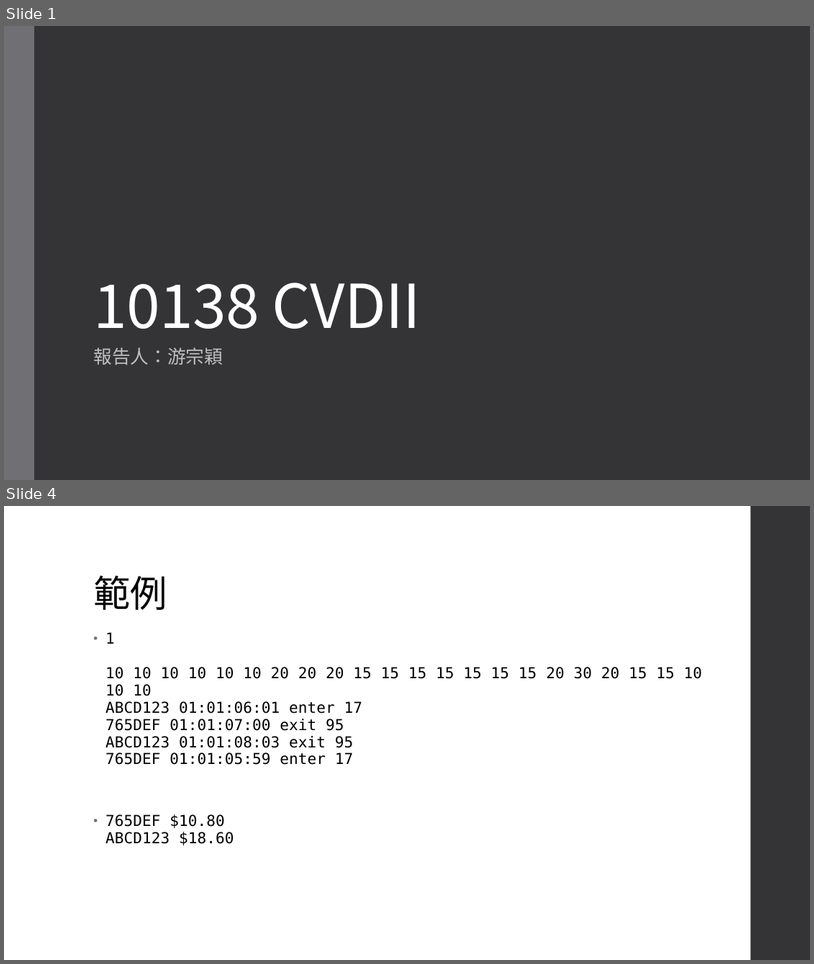
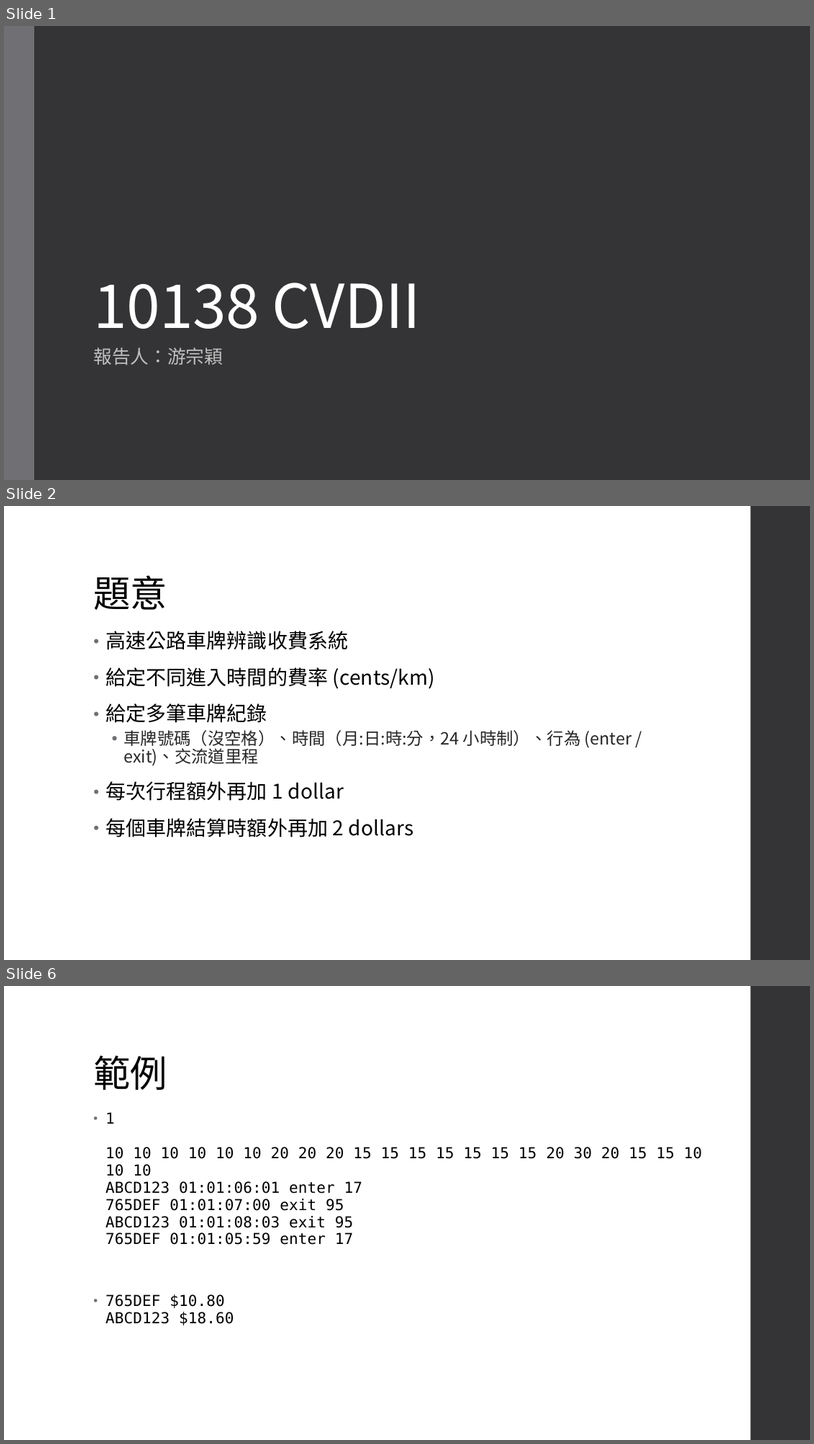
Before and after one commit to an920107/programming, a slide deck: C++/程設專題/reports/10138 CVDII.pptx. Shown one above the other, each under a label of ours: slides 1 and 4 before the commit, slides 1, 2 and 6 after it; the slides between them are not shown. The pictures are 814x964 and 814x1444 pixels, drawn with LibreOffice and Linux fonts; fonts in the diff are those of the drawing. Boxes give left, top, right and bottom in pixels: in the first picture for what was removed or moved away, otherwise in the second. Text is boxed around its words. In the diff, an @@ line names an element or a change of style, - is before the commit and + after.

```diff
--- a/C++/程設專題/reports/10138 CVDII.pptx
+++ b/C++/程設專題/reports/10138 CVDII.pptx
@@ slide 2 added at (4,506,810,960), background #FFFFFF; not listed: 1 template element that a slide beside it also shows @@
@@ title added at (93,575,167,610), 44 pt, text #000000 @@
+題意
@@ text added at (106,631,633,837), 24 pt, text #000000 @@
+• 高速公路車牌辨識收費系統
+• 給定不同進入時間的費率 (cents/km)
+• 給定多筆車牌紀錄
+  • 車牌號碼（沒空格）、時間（月:日:時:分，24 小時制）、行為 (enter / exit)、交流道里程
+• 每次行程額外再加 1 dollar
+• 每個車牌結算時額外再加 2 dollars
@@ what was slide 4 is now slide 6 @@
```
Also in this commit, not shown: 3 slides changed, 2 other slides added.
